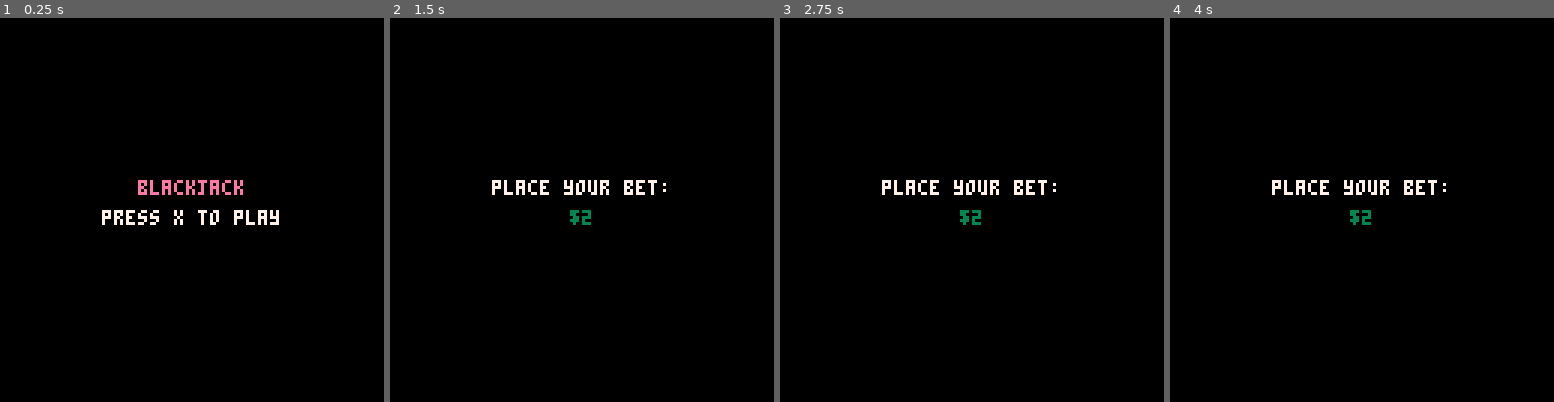
Above: before the commit, frames 1-4 (left to right).
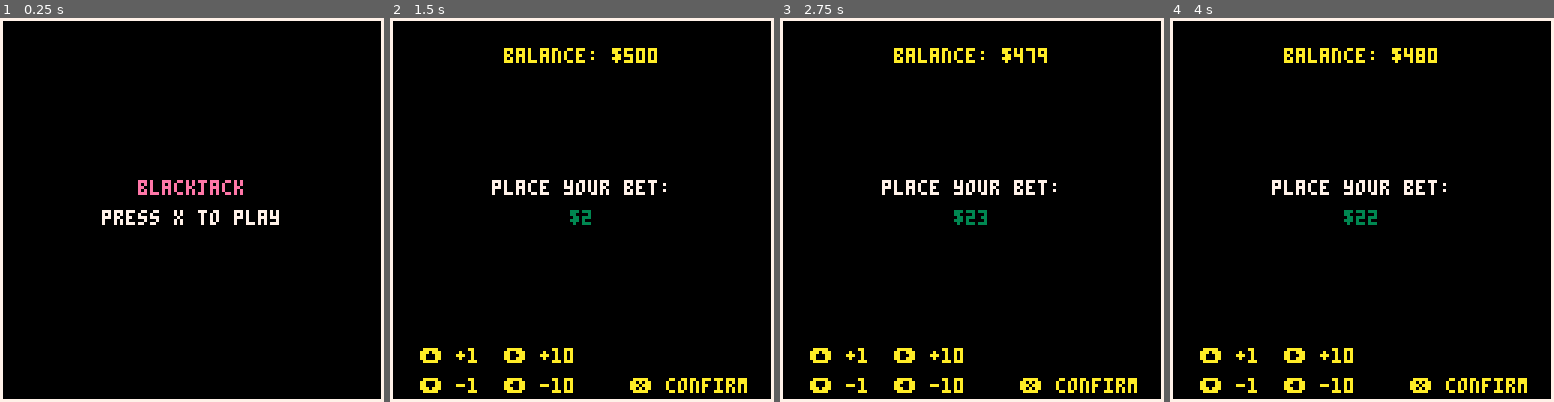
Above: after the commit, the same moments.

Repository: l4nk332/pico_blackjack
Game: PICO-8 cartridge black_jack.p8
The game is run twice, just before and just after one commit, with the same random seed, the same clock (stepped at 60 frames per second) and the same inputs.
Inputs:
- Up to frame 1 (0.25 s): no input
- Up to frame 2 (1.5 s): tap X (X key) at 0.33, 1.07 s
- Up to frame 3 (2.75 s): hold Right 1.6-2.1 s; tap X (X key) at 1.85 s; hold Up 2.15-2.42 s; hold Right from 2.47 s (still down)
- Up to frame 4 (4 s): tap X (X key) at 2.97 s; release Right at 3.03 s; hold Left 3.08-3.58 s; hold Down 3.63-3.97 s

The runs differ from the first frame. In frame 1, 3.1% of the frame differs, in the area x 0-100%, y 0-100%; in frame 2, 5.4%; in frame 3, 5.6%; in frame 4, 5.6%.

Commit message:
Add logic to allow for user to increment / decrement wager.

Diff:
--- a/black_jack.p8
+++ b/black_jack.p8
@@ -59,20 +59,44 @@
 function render_phase()
   if phase == all_phases['blinds'] then
     local msg_q = 'place your bet:'
+    print(msg_q, hcenter(msg_q), 54, 7)
     local msg_amt = '$'..wager
-    print(msg_q, hcenter(msg_q), 54, 7)
     print(msg_amt, hcenter(msg_amt), 64, 3)
+    local msg_bal = 'balance: $'..balance
+    print(msg_bal, hcenter(msg_bal), 10, 10)
+    print('⬆️ +1  ➡️ +10', 10, 110, 10)
+    print('⬇️ -1  ⬅️ -10', 10, 120, 10)
+    print('❎ confirm', 80, 120, 10)
   end
 end
 
 function _update()
   if btnp(5) and not game_started then
     game_started = true
+  elseif phase == all_phases['blinds'] then
+    local amt = 1
+
+    if btnp(0) or btnp(1) then
+      if balance < 10 then
+        amt = balance
+      else
+        amt = 10
+      end
+    end
+
+    if (btnp(1) or btnp(2)) and balance > 0 and wager < 500 then
+      wager += amt
+      balance -= amt
+    elseif (btnp(0) or btnp(3)) and wager > 2 then
+      wager -= amt
+      balance += amt
+    end
   end
 end
 
 function _draw()
   cls()
+  rect(0,0,127,127,7)
 
   if (game_started) then
     render_phase()
